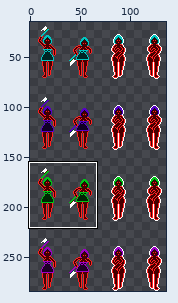
Edited in one commit: sprite sheet (Assets/Img/Pacman/Mulher/mulezinhaspritesheet.png). Above, an overview of the earlier version with the close-up marked.
Close-up. The starting point:
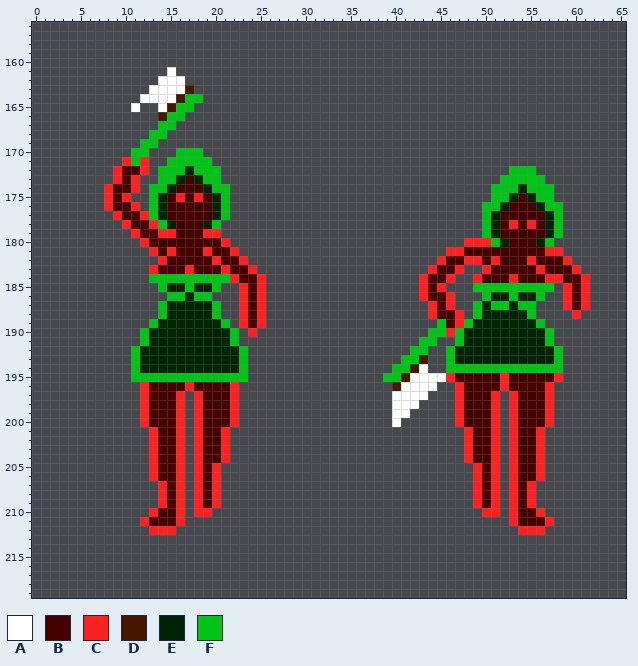
The file is 142x284 pixels. Shown: x 0..65, y 156..219. The wide view leaves out empty margins. The commit also changed other parts of the picture, which this record leaves out.
Palette (. is transparent): A #ffffff  B #460000  C #ff2121  D #471700  E #002504  F #00c516
After:
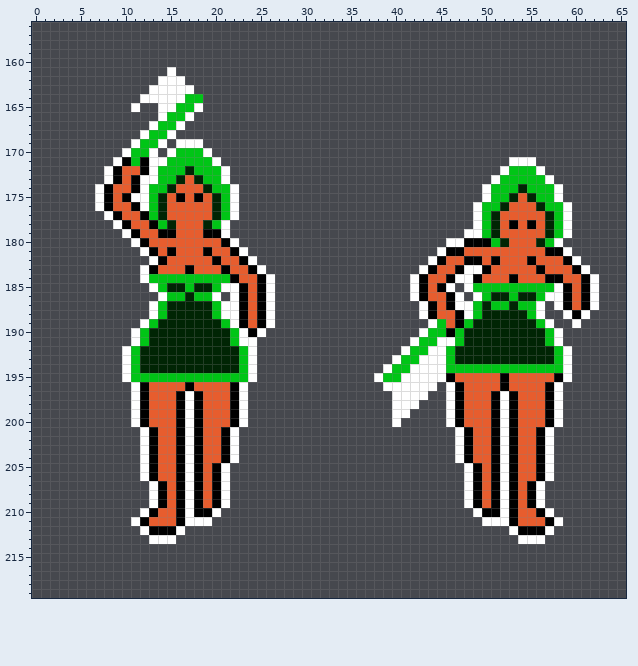
Diff:
Colour B changes from #460000 to #e75d2e.
Colour C changes from #ff2121 to #000000.
The author put colour A in row 165 at x 18; in row 166 at x 17; in row 167 at x 13 and 16; in row 168 at x 12 and 15; in row 169 at x 11, 14 and 16 to 18; in row 170 at x 10, 13, 15 and 19.
The author put colour A in row 171 at x 9, 13 to 14, 20 and 53 to 55; in row 172 at x 8, 13, 21, 52 and 56; in row 173 at x 8, 12 to 13, 21, 51 and 57; in row 174 at x 7, 12, 22, 50 and 58; in row 175 at x 7, 11 to 12, 22, 50 and 58; in row 176 at x 7, 12, 22, 49 and 59.
The author put colour A in row 177 at x 8, 22, 49 and 59; in row 178 at x 9, 21, 49 and 59; in row 179 at x 10, 21, 48 to 49 and 59; in row 180 at x 11, 22, 46 to 47 and 58; in row 181 at x 12, 23, 45 and 59; in row 182 at x 13, 24, 44 and 60.
The author put colour A in row 183 at x 12, 25, 43, 48 to 49 and 61; in row 184 at x 12, 26, 42, 47 to 48 and 62; in row 185 at x 13, 21 to 22, 26, 42, 46, 48, 58 and 62; in row 186 at x 14, 20, 22, 26, 42, 47, 49, 57 to 58 and 62; in row 187 at x 13, 21 to 22, 26, 43, 47 to 48, 56, 58 and 62; in row 188 at x 13, 21 to 22, 26, 43, 48, 56, 59 and 61.
The author put colour A in row 189 at x 12, 22, 26, 44, 57 and 60; in row 190 at x 11, 23, 25, 43 and 58; in row 191 at x 11, 23 to 24, 42, 45 to 46 and 58; in row 192 at x 10, 24, 41, 44 to 45 and 59; in row 193 at x 10, 24, 40, 44 to 45 and 59; in row 194 at x 10, 24, 39, 44 to 45 and 59.
The author put colour A in row 195 at x 10, 24, 38 and 59; in row 196 at x 11, 23, 39, 46 and 58; in rows 197 to 200 at x 11, 17, 23, 46, 52 and 58; in rows 201 to 204 at x 12, 17, 22, 47, 52 and 57; in rows 205 to 206 at x 12, 17, 21, 48, 52 and 57; in rows 207 to 209 at x 13, 17, 21, 48, 52 and 56.
The author put colour A in row 210 at x 12, 17, 20, 49, 52 and 57; in row 211 at x 11, 17 to 19, 50 to 52 and 58; in row 212 at x 12, 16, 53 and 57; in row 213 at x 13 to 15 and 54 to 56.
Colour D becomes colour A in row 163 at x 17; in row 164 at x 16; in row 165 at x 15; in row 166 at x 14; in row 193 at x 43; in row 194 at x 42.
Colour D becomes colour A in row 195 at x 41; in row 196 at x 40.
